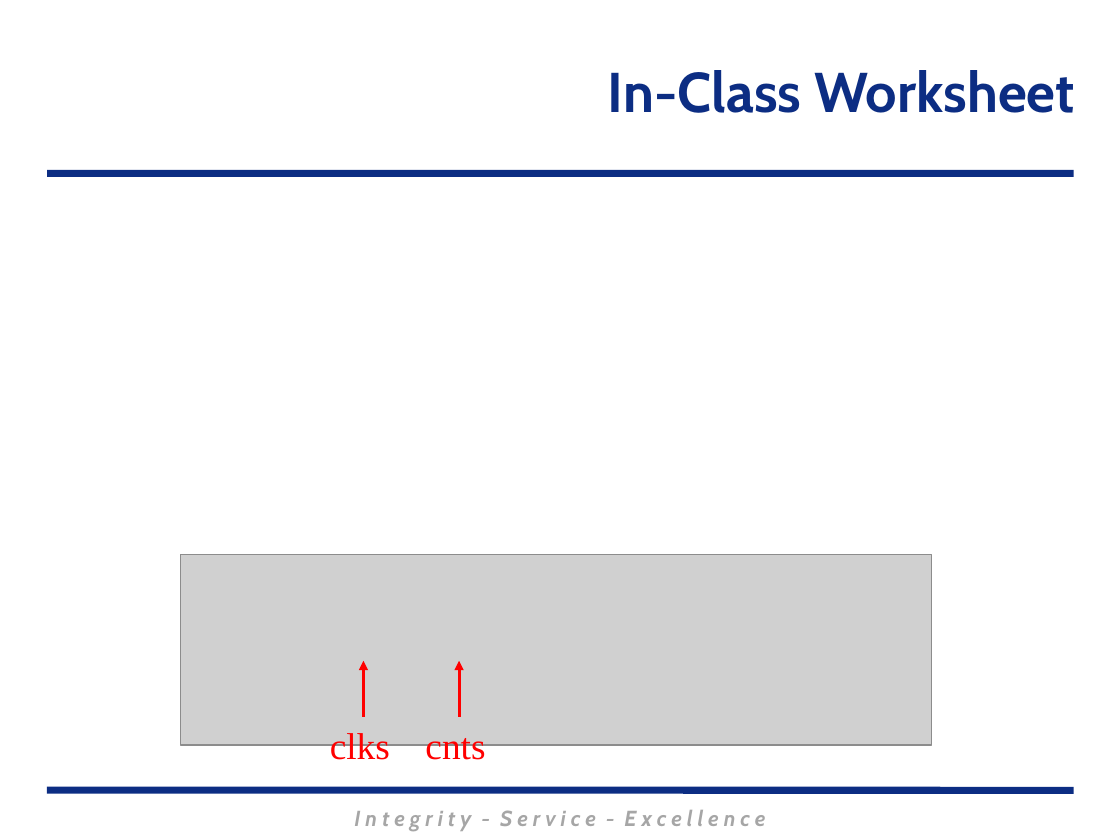
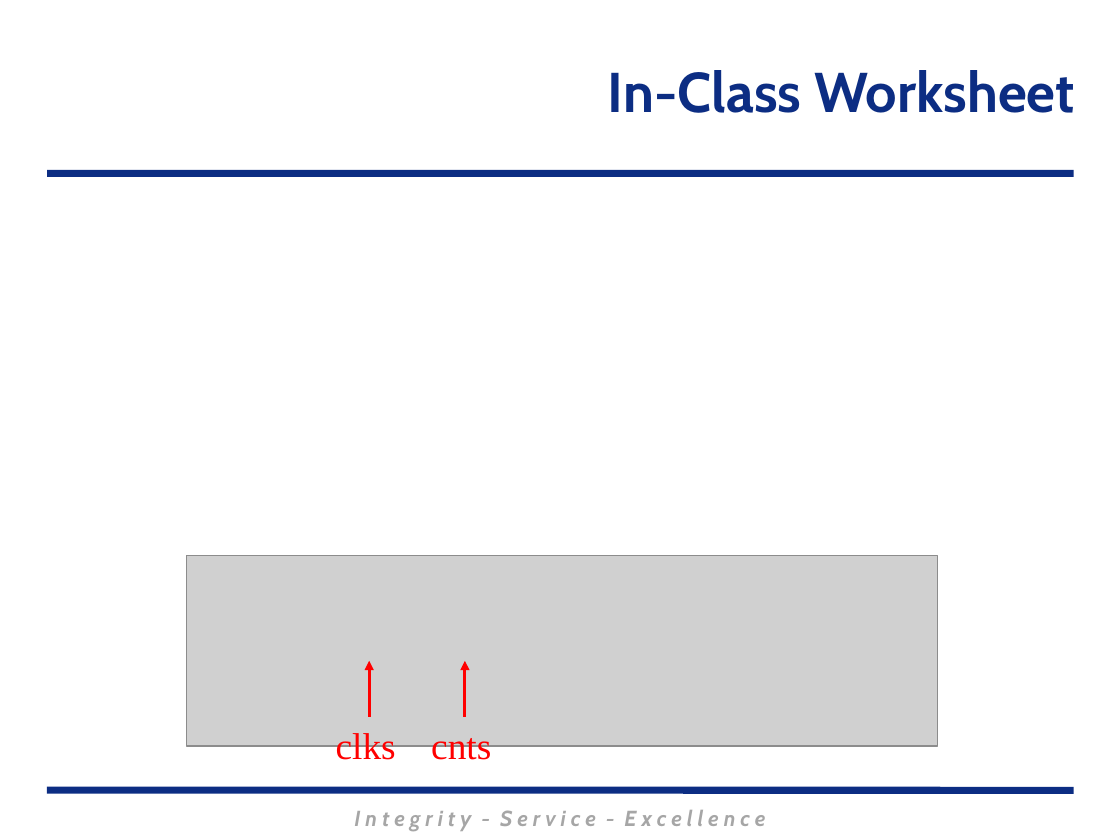
Before and after one commit to MarsUniversity/ECE382, a slide deck: slide 22 of source/lessons/lsn26-27/Lsn26-27.pptx (slide 20 before the commit). Drawn at 1120x840 pixels with LibreOffice and Linux fonts; fonts in the diff are those of the drawing; grey boxes stand for pictures; background and template pictures are left out. Boxes give left, top, right and bottom in pixels: in the first picture for what was removed or moved away, otherwise in the second. Text is boxed around its words. In the diff, an @@ line names an element or a change of style, - is before the commit and + after.

```diff
--- a/source/lessons/lsn26-27/Lsn26-27.pptx
+++ b/source/lessons/lsn26-27/Lsn26-27.pptx
@@ 2 texts, 2 arrows, 1 picture moved together from (x1=180, y1=554, x2=932, y2=766) to (x1=186, y1=556, x2=937, y2=766) @@
```
Also in this commit, not shown: 3 other slides changed, 4 slides added, 1 slide removed, 3 other files.
